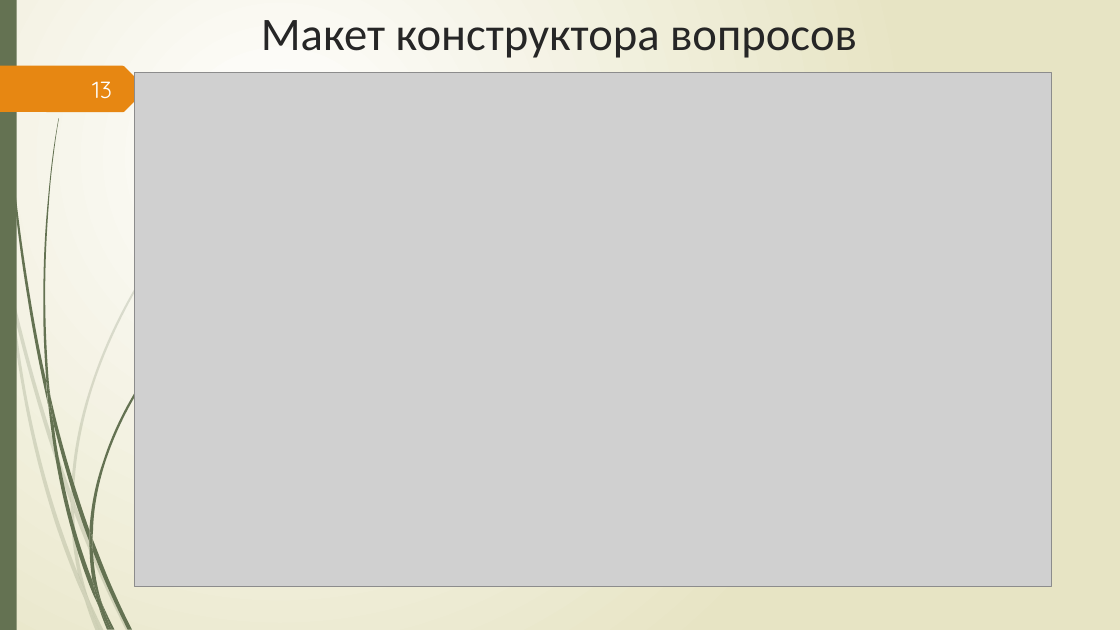
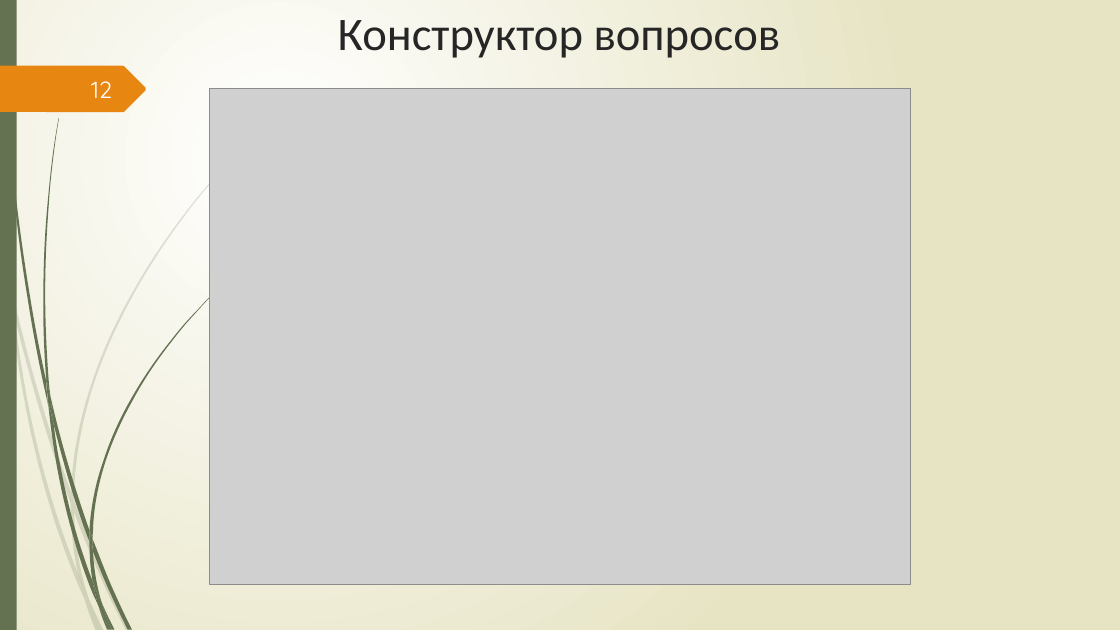
Before and after one commit to Csar9000/Quality-of-life-assessment-system, a slide deck: slide 12 of Документы/Презентация ВКР.pptx (slide 13 before the commit). Drawn at 1120x630 pixels with LibreOffice and Linux fonts; fonts in the diff are those of the drawing; grey boxes stand for pictures. Boxes give left, top, right and bottom in pixels: in the first picture for what was removed or moved away, otherwise in the second. Text is boxed around its words. In the diff, an @@ line names an element or a change of style, - is before the commit and + after.

```diff
--- a/Документы/Презентация ВКР.pptx
+++ b/Документы/Презентация ВКР.pptx
@@ title at box(338, 20, 781, 58): text changed @@
-Макет конструктора вопросов
+Конструктор вопросов
@@ page number at box(91, 81, 112, 98): text changed @@
-13
+12
@@ picture: place and size @@
-picture at box(134, 72, 1052, 586)
+picture at box(209, 88, 911, 585)
```
Also in this commit, not shown: 5 other slides changed, 2 slides added, 3 slides removed, 1 other file.
